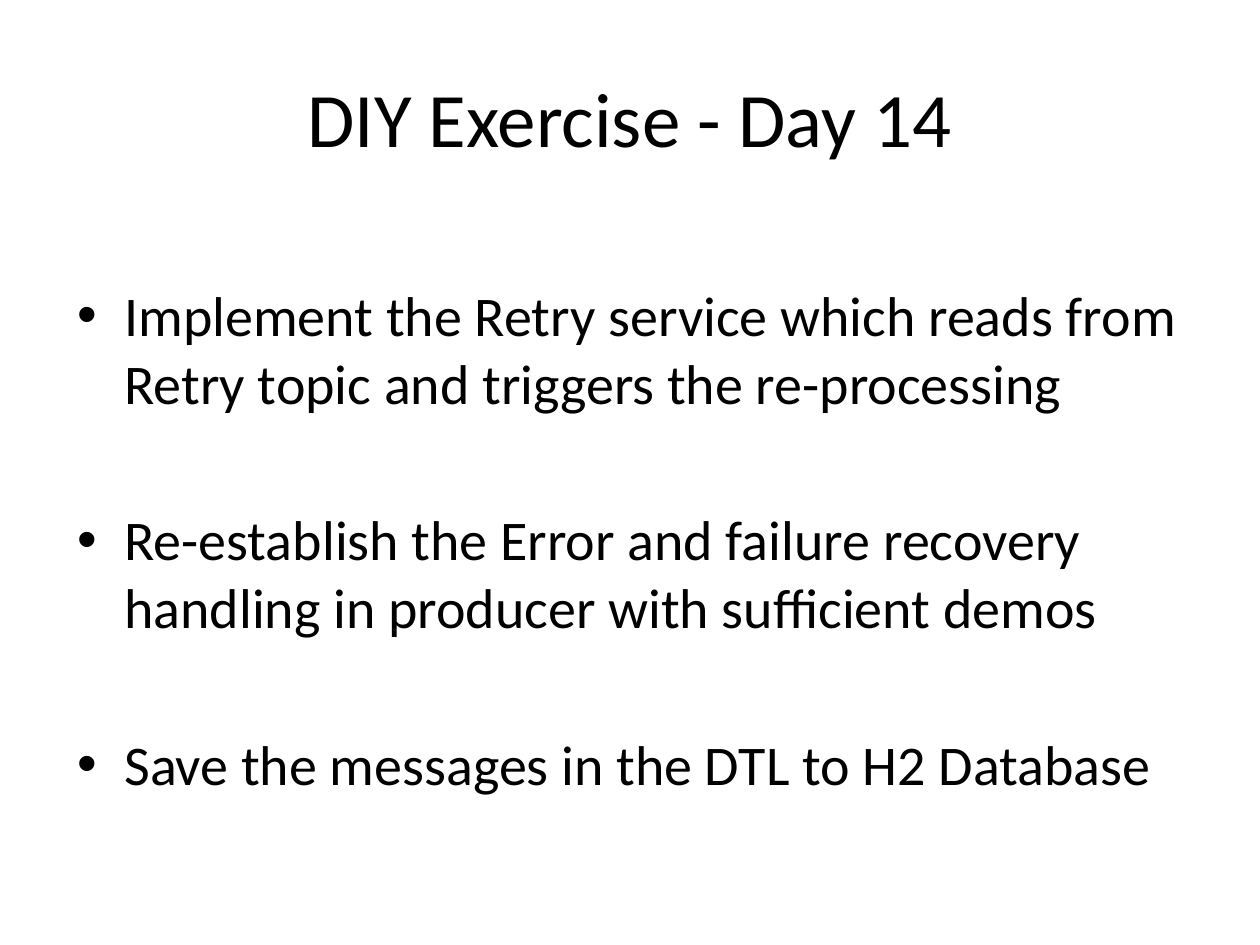
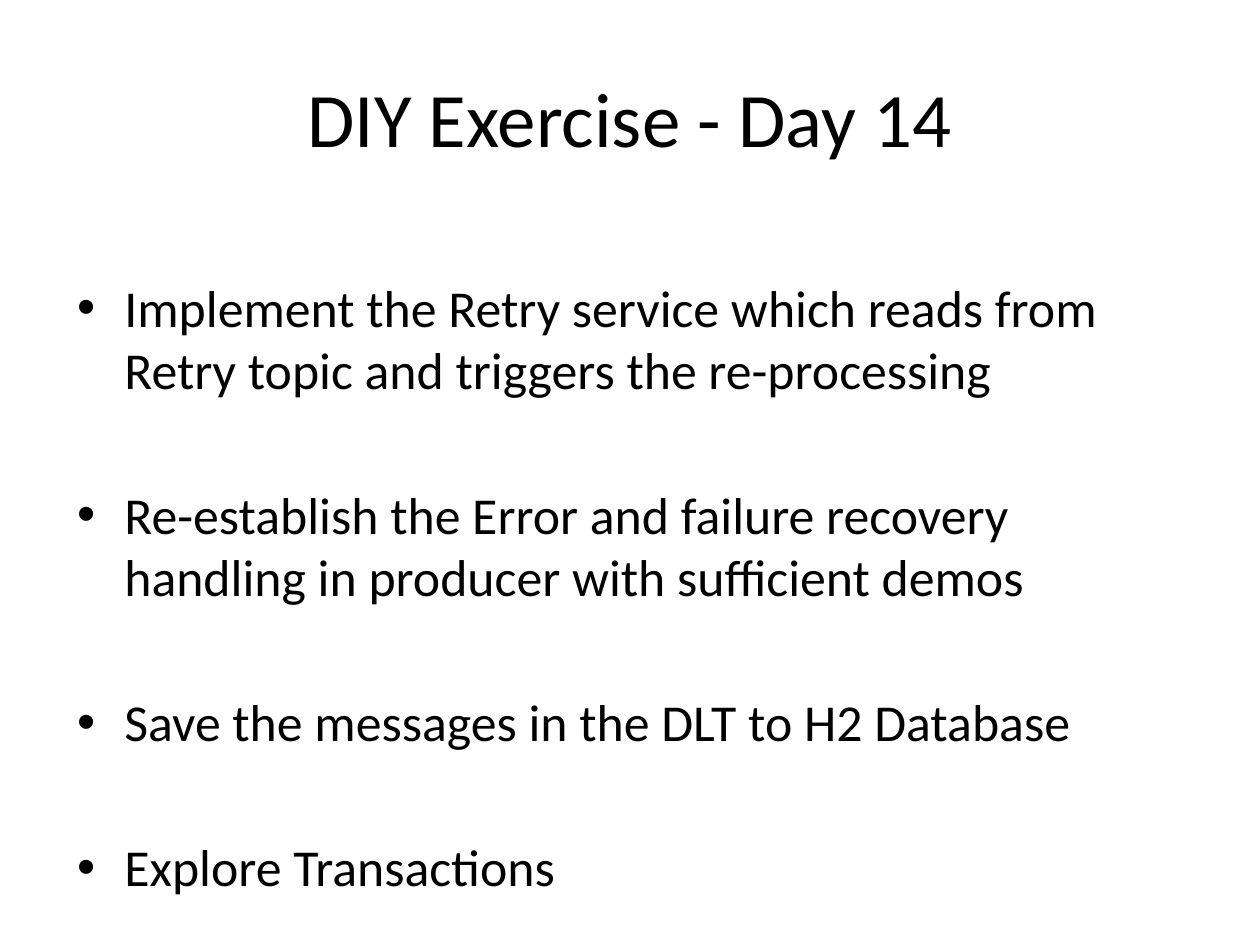
Before and after one commit to sreedharsingaraju/KafkaTutorials, a slide deck: slide 64 of PPT/Kafka-Teaching-Flow.pptx. Drawn at 1260x945 pixels with LibreOffice and Linux fonts; fonts in the diff are those of the drawing. Boxes give left, top, right and bottom in pixels: in the first picture for what was removed or moved away, otherwise in the second. Text is boxed around its words. In the diff, an @@ line names an element or a change of style, - is before the commit and + after.

Commit message:
updating ppt
updating ppt

```diff
--- a/PPT/Kafka-Teaching-Flow.pptx
+++ b/PPT/Kafka-Teaching-Flow.pptx
@@ text at <box>124,291,1097,605</box>: size 32 to 29.6 pt in "Implement the Retry service which reads from ...", "Re-establish the Error and failure recovery handling ..." @@
@@ text at <box>124,705,1070,750</box>: text changed; size 32 to 29.6 pt @@
-• Save the messages in the DTL to H2 Database
+• Save the messages in the DLT to H2 Database
+• Explore Transactions
```
Also in this commit, not shown: 7 slides added.
